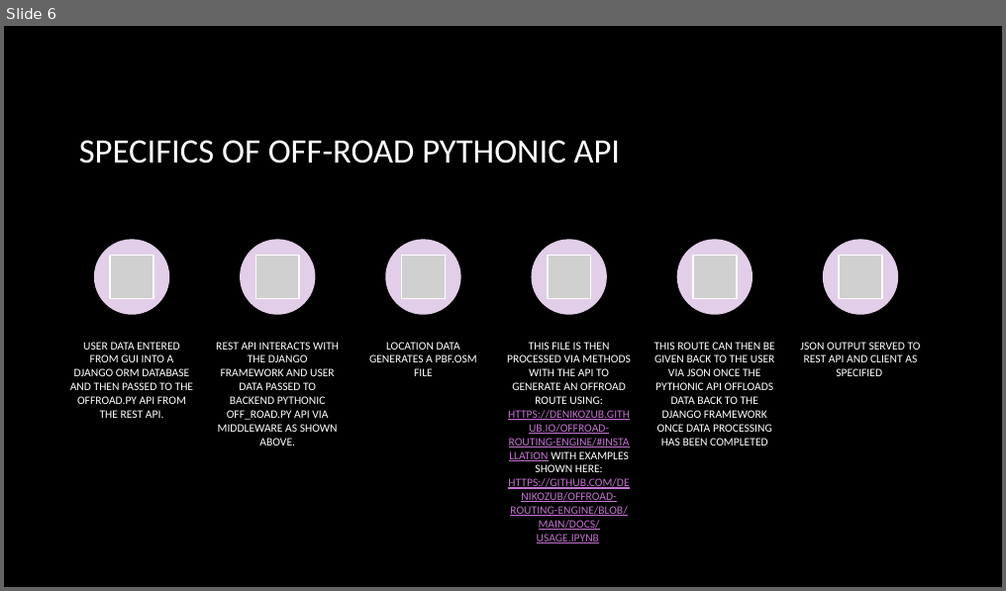
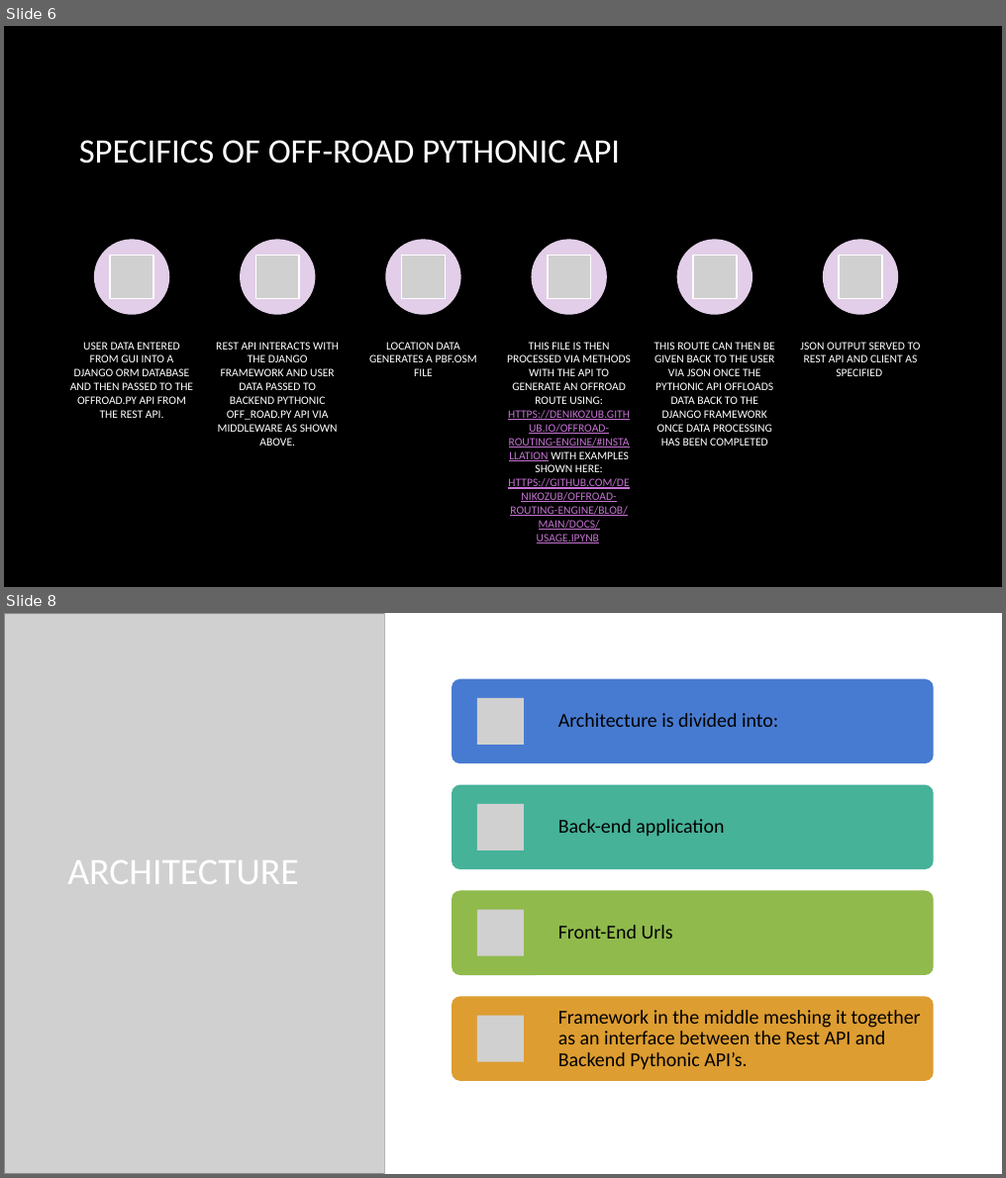
Before and after one commit to Orko24/PLTR_GAIA_4, a slide deck: Workflow/GAIA knockoff Logic WorkFlow.pptx. Shown one above the other, each under a label of ours: slide 6 before the commit, slides 6 and 8 after it; the slides between them are not shown. The pictures are 1006x591 and 1006x1178 pixels, drawn with LibreOffice and Linux fonts; fonts in the diff are those of the drawing; grey boxes stand for pictures; background and template pictures are left out. Boxes give left, top, right and bottom in pixels: in the first picture for what was removed or moved away, otherwise in the second. Text is boxed around its words. In the diff, an @@ line names an element or a change of style, - is before the commit and + after.

```diff
--- a/Workflow/GAIA knockoff Logic WorkFlow.pptx
+++ b/Workflow/GAIA knockoff Logic WorkFlow.pptx
@@ slide 8 added at [4,613,1002,1174], background picture (left out) @@
@@ picture added at [4,613,385,1174] @@
@@ picture added at [4,613,384,1174] @@
@@ rectangle added at [385,613,1002,1174], fill #FFFFFF @@
@@ title added at [67,861,299,884], 36 pt, text #FFFFFF @@
+ARCHITECTURE
@@ group added at [451,679,934,1081]: 4 rounded rectangles, 4 pictures, 4 texts @@
+Architecture is divided into:
+Back-end application
+Front-End Urls
+Framework in the middle meshing it together as an interface between the Rest API and Backend Pythonic API’s.
```
Also in this commit, not shown: 2 slides changed, 1 slide removed, 1 other file.
